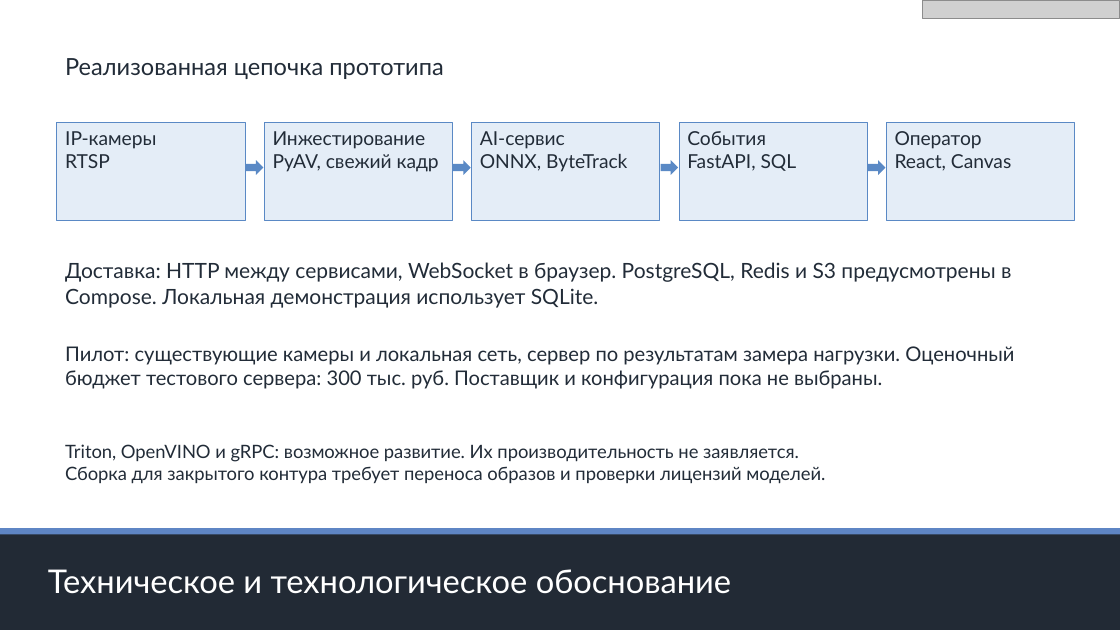
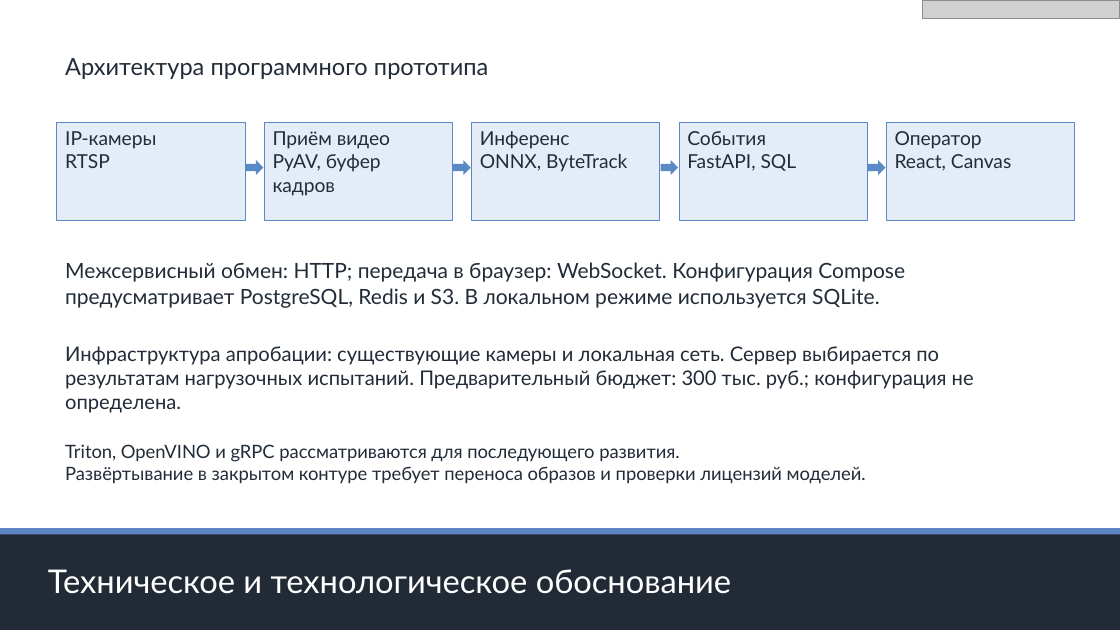
Before and after one commit to youngboy04/hse-ai-video, a slide deck: slide 7 of submission/HSE_AI_Video.pptx. Drawn at 1120x630 pixels with LibreOffice and Linux fonts; fonts in the diff are those of the drawing; grey boxes stand for pictures. Boxes give left, top, right and bottom in pixels: in the first picture for what was removed or moved away, otherwise in the second. Text is boxed around its words. In the diff, an @@ line names an element or a change of style, - is before the commit and + after.

```diff
--- a/submission/HSE_AI_Video.pptx
+++ b/submission/HSE_AI_Video.pptx
@@ text at (65, 58, 488, 79): text changed @@
-Реализованная цепочка прототипа
+Архитектура программного прототипа
@@ text in rectangle at (273, 131, 390, 196): text changed @@
-Инжестирование
-PyAV, свежий кадр
+Приём видео
+PyAV, буфер кадров
@@ text in rectangle at (480, 131, 570, 149): text changed @@
-AI-сервис
+Инференс
@@ text at (65, 262, 905, 308): text changed @@
-Доставка: HTTP между сервисами, WebSocket в браузер. PostgreSQL, Redis и S3 предусмотрены в Compose. Локальная демонстрация использует SQLite.
+Межсервисный обмен: HTTP; передача в браузер: WebSocket. Конфигурация Compose предусматривает PostgreSQL, Redis и S3. В локальном режиме используется SQLite.
@@ text at (65, 346, 974, 413): text changed @@
-Пилот: существующие камеры и локальная сеть, сервер по результатам замера нагрузки. Оценочный бюджет тестового сервера: 300 тыс. руб. Поставщик и конфигурация пока не выбраны.
+Инфраструктура апробации: существующие камеры и локальная сеть. Сервер выбирается по результатам нагрузочных испытаний. Предварительный бюджет: 300 тыс. руб.; конфигурация не определена.
@@ text at (65, 444, 866, 484): text changed @@
-Triton, OpenVINO и gRPC: возможное развитие. Их производительность не заявляется.
-Сборка для закрытого контура требует переноса образов и проверки лицензий моделей.
+Triton, OpenVINO и gRPC рассматриваются для последующего развития.
+Развёртывание в закрытом контуре требует переноса образов и проверки лицензий моделей.
```
Also in this commit, not shown: 13 other slides changed, 4 other files.
